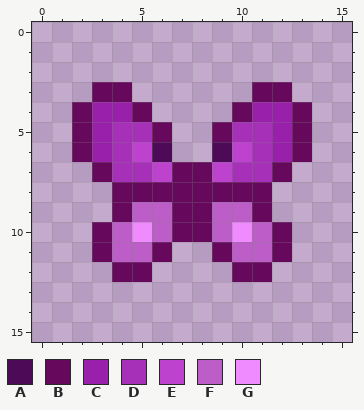
Two states of a pixel-art sprite, butterflies_butterfly_violet.png. Above is the file before it was changed.
The file is 16x16 pixels.
Palette (. is transparent): A #4d0a57  B #66095c  C #9920ab  D #a630b8  E #bd43cf  F #bd5dc8  G #f08aff
Pixels before, first column x 2:
 3 .BB......BB.
 4 BCCB....BCCB
 5 BCDDB..BDDCB
 6 BCDEA..AEDCB
 7 .BDDEBBEDDB.
 8 ..BBBBBBBB..
 9 ..BFFBBFFB..
10 .BFGFBBFGFB.
11 .BFFB..BFFB.
12 ..BB....BB..
The same view after the edit:
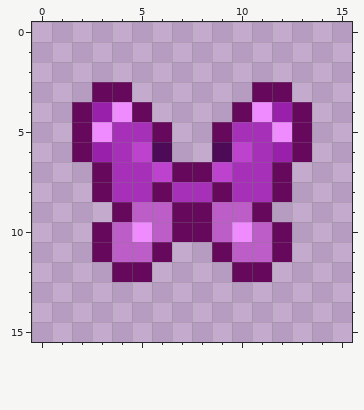
Difference:
Changed rows in their new state; - is an unchanged pixel.
first column x 3:
 4 -G------G-
 5 G--------G
 8 BDD-DD-DDB
